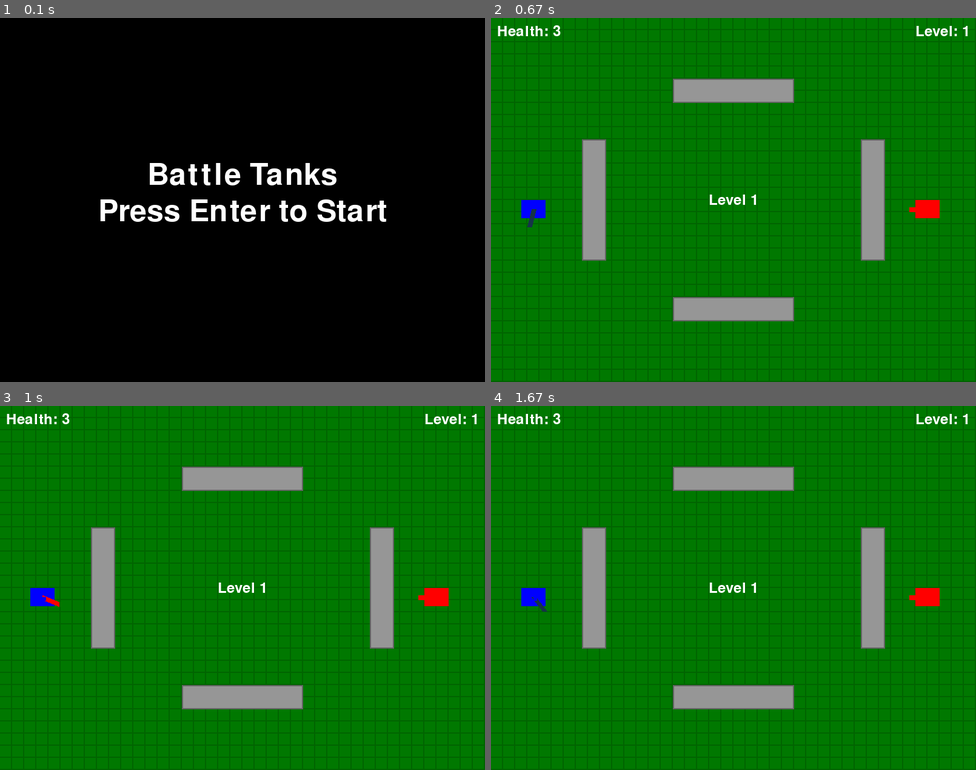
Above: before the commit, frames 1-4 (two rows, left to right).
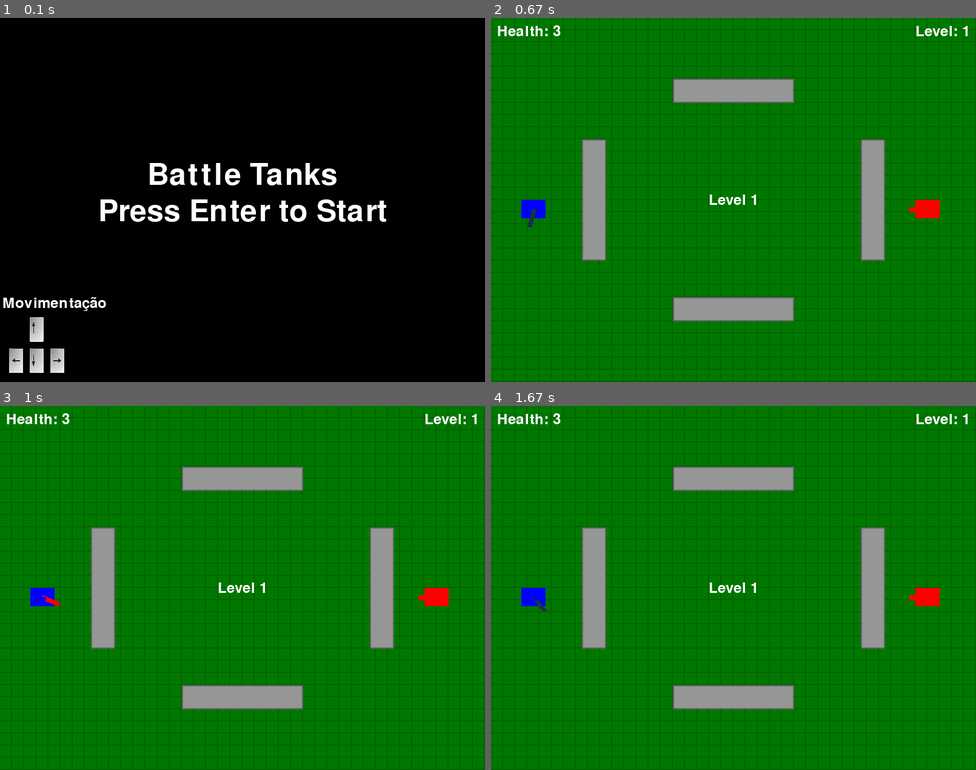
Above: after the commit, the same moments.

Repository: cassiel-st4vr0s/lpc2024
Game: pygame game, started from atividade005/main.py
The game is run twice, just before and just after one commit, with the same random seed, the same clock (stepped at 60 frames per second) and the same inputs.
Inputs (mouse positions are in pixels of both pictures, inside the frame that each line leads up to):
- Up to frame 1 (0.1 s): no input
- Up to frame 2 (0.67 s): tap Enter at 0.33 s
- Up to frame 3 (1 s): click "Level: 1" at 0.72 s
- Up to frame 4 (1.67 s): hold Right 1-1.47 s; move the mouse to (782, 668) at 1.03 s; hold Up from 1.5 s (still down); move the mouse to (583, 533) at 1.53 s

The runs differ from the first frame. In frame 1, 1.1% of the frame differs, in the area x 0-22%, y 76-98%; in frame 2, nothing differs; in frame 3, nothing differs; in frame 4, nothing differs.

Commit message:
added a png informing moving mechanics

Diff:
--- a/atividade005/main.py
+++ b/atividade005/main.py
@@ -266,6 +266,21 @@
 
 def show_start_screen():
     screen.fill(BLACK)
+
+    #png das setas
+    start_image = pygame.image.load("assets/setas.png")
+    start_image = pygame.transform.scale(start_image, (100, 100))
+    image_rect = start_image.get_rect(topleft=(10, SCREEN_HEIGHT - 10 - start_image.get_height()))
+    screen.blit(start_image, image_rect)
+
+    # Movimentação
+    font = pygame.font.Font(None, 36)  # Fonte para o texto
+    movement_text = font.render("Movimentação", True, WHITE)
+    text_rect = movement_text.get_rect(center=(image_rect.centerx + 30, image_rect.top - 20))
+
+
+    screen.blit(movement_text, text_rect)
+
     font = pygame.font.Font(None, 74)
     title_text = font.render("Battle Tanks", True, WHITE)
     title_rect = title_text.get_rect(center=(SCREEN_WIDTH // 2, SCREEN_HEIGHT // 2 - 40))
Binary file added: atividade005/assets/setas.png
